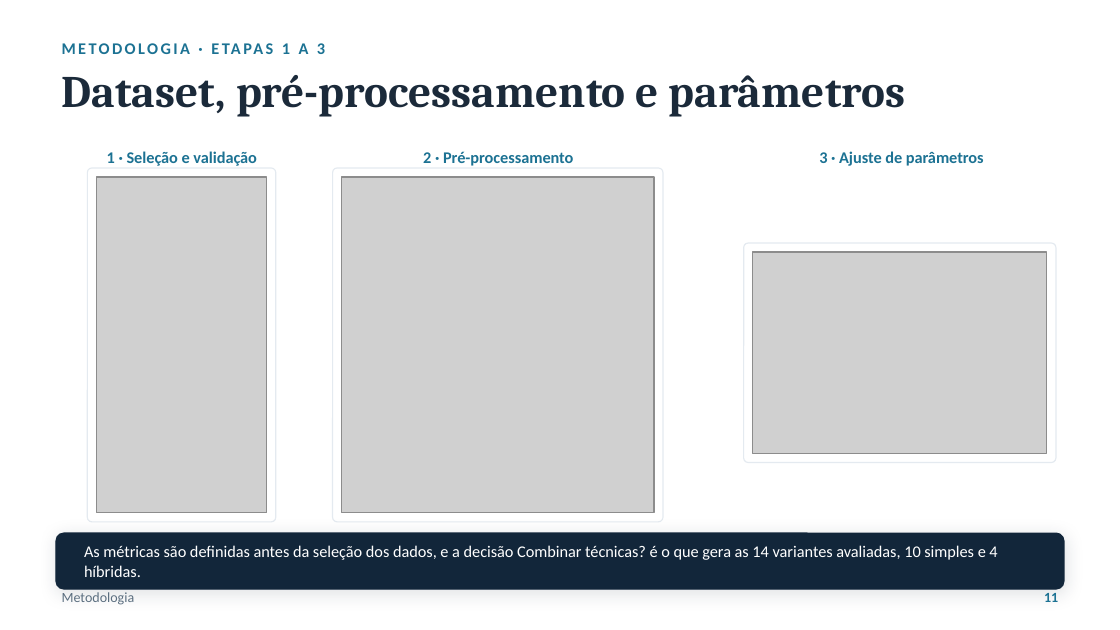
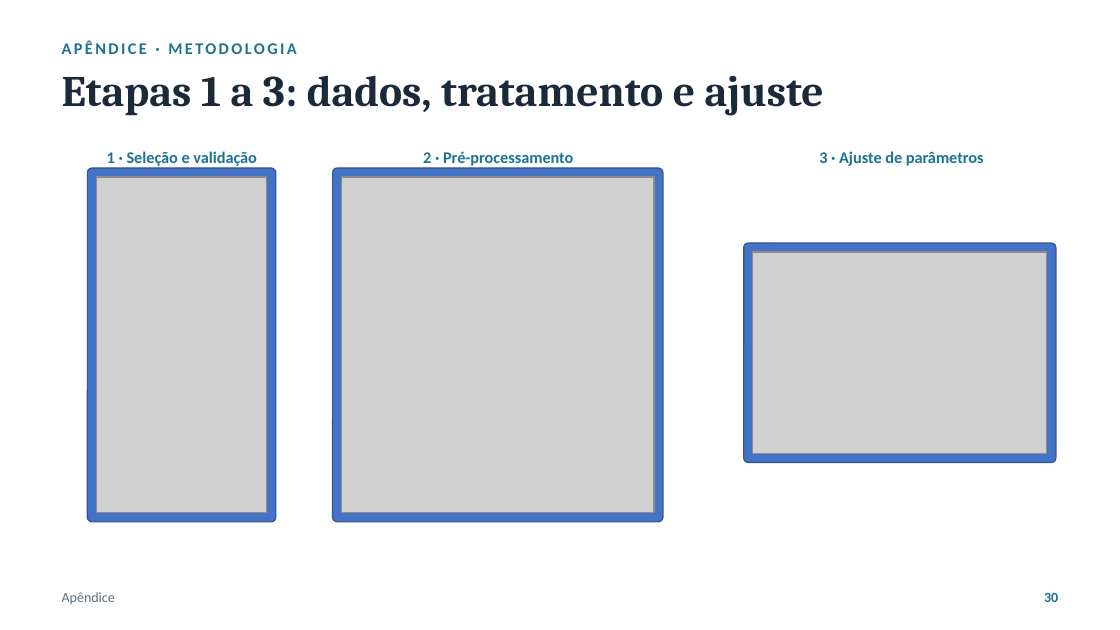
Before and after one commit to luanws/masters-thesis, a slide deck: slide 30 of presentation/defesa.odp (slide 11 before the commit). Drawn at 1120x630 pixels with LibreOffice and Linux fonts; fonts in the diff are those of the drawing; grey boxes stand for pictures. Boxes give left, top, right and bottom in pixels: in the first picture for what was removed or moved away, otherwise in the second. Text is boxed around its words. In the diff, an @@ line names an element or a change of style, - is before the commit and + after.

```diff
--- a/presentation/defesa.odp
+++ b/presentation/defesa.odp
@@ text at bbox=[62, 41, 296, 54]: text changed; size 9 to 10.5 pt; text colour #5C6F80 to #1C7293; bold on @@
-Metodologia
+APÊNDICE · METODOLOGIA
@@ text at bbox=[62, 75, 824, 116]: text changed; size 10.5 to 28 pt; font Calibri to Cambria; text colour #1C7293 to #1B2A3A @@
-METODOLOGIA · ETAPAS 1 A 3
+Etapas 1 a 3: dados, tratamento e ajuste
@@ text "Etapas 1 a 3: dados, ..." at bbox=[62, 75, 824, 116]: vertical alignment middle to top @@
@@ text removed at bbox=[62, 75, 906, 117] @@
-Dataset, pré-processamento e parâmetros
@@ fill #FFFFFF to #4472C4; outline #E4EAF0 0.74 pt to #2F5597 0.74 pt in 3 elements at bbox=[87, 168, 276, 522], bbox=[333, 168, 663, 522], bbox=[744, 243, 1056, 463] @@
@@ rounded rectangle removed at bbox=[56, 533, 1064, 589] @@
@@ text removed at bbox=[84, 545, 997, 577] @@
-As métricas são definidas antes da seleção dos dados, e a decisão Combinar técnicas? é o que gera as 14 variantes avaliadas, 10 simples e 4 híbridas.
@@ text added at bbox=[62, 592, 115, 604], 9 pt, text #5C6F80 @@
+Apêndice
@@ text removed at bbox=[1044, 593, 1058, 602] @@
-11
@@ text added at bbox=[1044, 593, 1058, 602], 9 pt, text #1C7293, bold @@
+30
```
Also in this commit, not shown: 12 other slides changed, 22 slides added, 17 slides removed, 27 other files.
